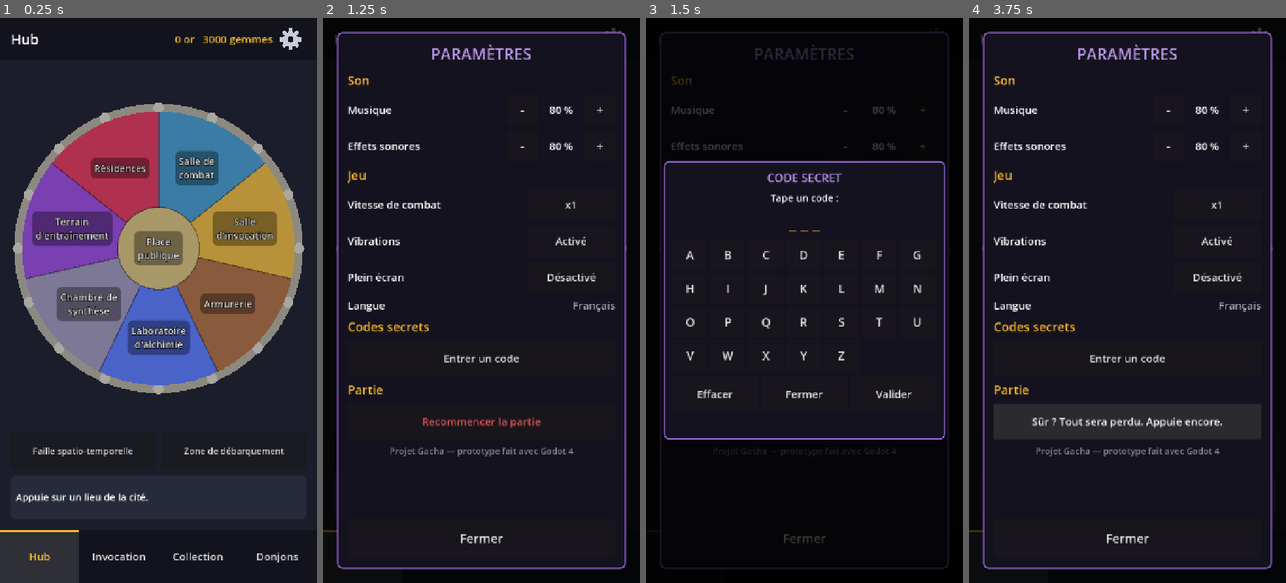
Above: before the commit, frames 1-4 (left to right).
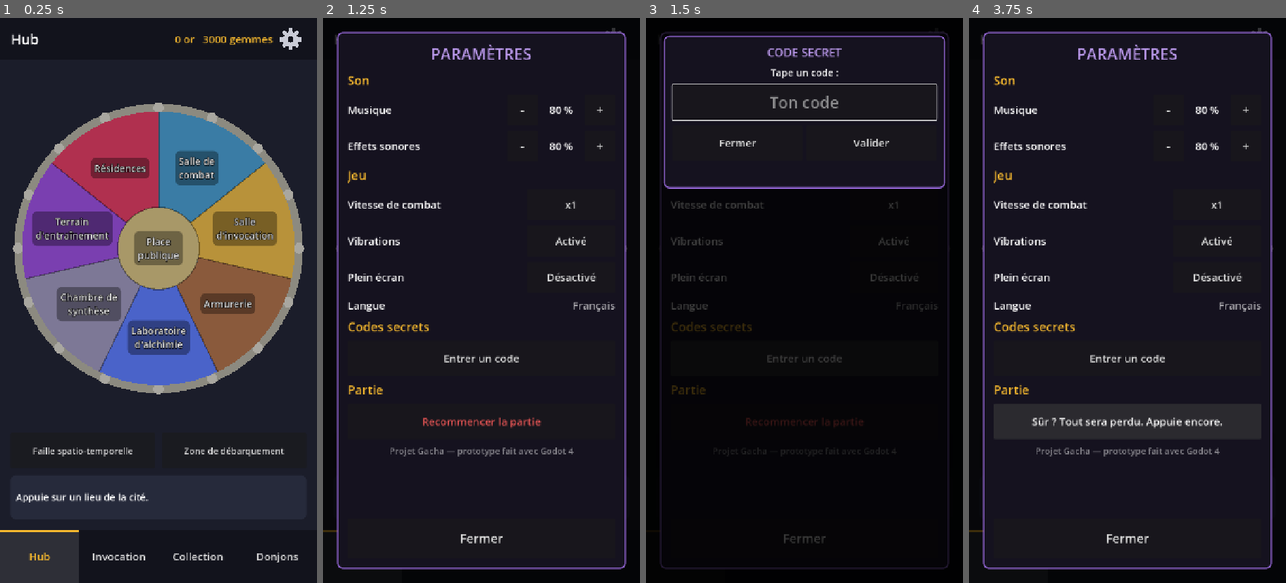
Above: after the commit, the same moments.

Repository: usksyz/project_gacha
Game: Godot game, scene res://scenes/main.tscn
Same seed, same stepped clock (60 frames per second), same inputs: the game is played once before the commit and once after it.
Inputs (mouse positions are in pixels of both pictures, inside the frame that each line leads up to):
- Up to frame 1 (0.25 s): no input
- Up to frame 2 (1.25 s): click (614, 40) at 0.52 s
- Up to frame 3 (1.5 s): click "Entrer un code" at 1.25 s
- Up to frame 4 (3.75 s): click "Fermer" at 2 s; click "Fermer" at 2.75 s; click "Recommencer la partie" at 3.5 s

Frames 1-2 are identical in both runs. In frame 3, 5.7% of the frame differs, in the area x 5-95%, y 3-75%; in frame 4, nothing differs.

Commit message:
Codes secrets : saisie avec le clavier du téléphone ou du PC
Remplace la grille de lettres par un champ de texte et active le clavier
virtuel dans l'export web.

Co-Authored-By: Claude Opus 5.5 <noreply@anthropic.com>

Diff:
--- a/scripts/code_pad.gd
+++ b/scripts/code_pad.gd
@@ -1,18 +1,18 @@
 class_name CodePad
 extends Control
-## Clavier des codes secrets, à l'ancienne : on tape les lettres sur une grille.
+## Fenêtre des codes secrets : un champ de texte où l'on tape le code
+## avec le clavier de l'appareil (celui du téléphone, ou du PC).
 ## S'affiche par-dessus l'écran ; on l'ouvre avec open().
 
-## Nombre maximum de lettres dans un code secret.
+## Nombre maximum de caractères dans un code secret.
 const CODE_MAX_LENGTH := 12
 
-var display: Label
+var input: LineEdit
 var result: Label
-var typed_code := ""
 
 
 func _ready() -> void:
-	# Occupe tout l'écran (bords compris, car le clavier est déjà ajouté à l'écran à ce moment-là).
+	# Occupe tout l'écran (bords compris, car la fenêtre est déjà ajoutée à l'écran à ce moment-là).
 	set_anchors_and_offsets_preset(Control.PRESET_FULL_RECT)
 	visible = false
 
@@ -22,36 +22,33 @@
 	dim.set_anchors_preset(Control.PRESET_FULL_RECT)
 	add_child(dim)
 
-	var center := CenterContainer.new()
-	center.set_anchors_preset(Control.PRESET_FULL_RECT)
-	add_child(center)
+	# La fenêtre est placée en haut, pour rester visible au-dessus du clavier du téléphone.
+	var margin := MarginContainer.new()
+	margin.set_anchors_preset(Control.PRESET_TOP_WIDE)
+	for side in ["left", "right", "top"]:
+		margin.add_theme_constant_override("margin_" + side, 40)
+	add_child(margin)
 
 	var window := UI.make_system_window("Code secret", ["Tape un code :"])
-	window.custom_minimum_size.x = 640
-	center.add_child(window)
+	margin.add_child(window)
 	var content: VBoxContainer = window.get_child(0)
 	content.add_theme_constant_override("separation", 12)
 
-	display = UI.make_label("", 40)
-	display.horizontal_alignment = HORIZONTAL_ALIGNMENT_CENTER
-	display.add_theme_color_override("font_color", Color("f5b82e"))
-	content.add_child(display)
-
-	var letters := GridContainer.new()
-	letters.columns = 7
-	letters.add_theme_constant_override("h_separation", 6)
-	letters.add_theme_constant_override("v_separation", 6)
-	content.add_child(letters)
-	for i in 26:
-		var letter := char(65 + i)  # 65 = code de la lettre A
-		var key := UI.make_button(letter, func(): _type_letter(letter), 26)
-		key.custom_minimum_size = Vector2(80, 70)
-		letters.add_child(key)
+	input = LineEdit.new()
+	input.max_length = CODE_MAX_LENGTH
+	input.placeholder_text = "Ton code"
+	input.alignment = HORIZONTAL_ALIGNMENT_CENTER
+	input.custom_minimum_size.y = 80
+	input.add_theme_font_size_override("font_size", 36)
+	input.add_theme_color_override("font_color", Color("f5b82e"))
+	# Appuyer sur « Entrée » (ou « OK » sur le téléphone) valide le code.
+	input.text_submitted.connect(func(_text): _submit_code())
+	content.add_child(input)
 
 	var buttons := HBoxContainer.new()
 	buttons.add_theme_constant_override("separation", 8)
 	content.add_child(buttons)
-	for action in [["Effacer", _erase_letter], ["Fermer", func(): visible = false], ["Valider", _submit_code]]:
+	for action in [["Fermer", close], ["Valider", _submit_code]]:
 		var button := UI.make_button(action[0], action[1], 24)
 		button.custom_minimum_size.y = 80
 		button.size_flags_horizontal = Control.SIZE_EXPAND_FILL
@@ -64,32 +61,23 @@
 
 
 func open() -> void:
-	typed_code = ""
+	input.text = ""
 	result.text = ""
-	_refresh()
 	visible = true
+	# Donner le focus au champ fait apparaître le clavier du téléphone.
+	input.grab_focus()
 
 
-func _type_letter(letter: String) -> void:
-	if typed_code.length() < CODE_MAX_LENGTH:
-		typed_code += letter
-		_refresh()
-
-
-func _erase_letter() -> void:
-	typed_code = typed_code.left(-1)
-	_refresh()
-
-
-func _refresh() -> void:
-	display.text = typed_code if typed_code != "" else "_ _ _"
+func close() -> void:
+	input.release_focus()  # range le clavier du téléphone
+	visible = false
 
 
 func _submit_code() -> void:
-	var hero := GameData.redeem_code(typed_code)
+	var hero := GameData.redeem_code(input.text)
 	if hero.is_empty():
 		result.text = "Code invalide... ou déjà utilisé."
 	else:
 		result.text = "Code accepté ! %s (%s) rejoint ta cité." % [hero["name"], UI.rarity_text(hero["rarity"])]
-	typed_code = ""
-	_refresh()
+	input.text = ""
+	input.grab_focus()
Not shown, changed: export_presets.cfg
Not shown, changed: CLAUDE.md
